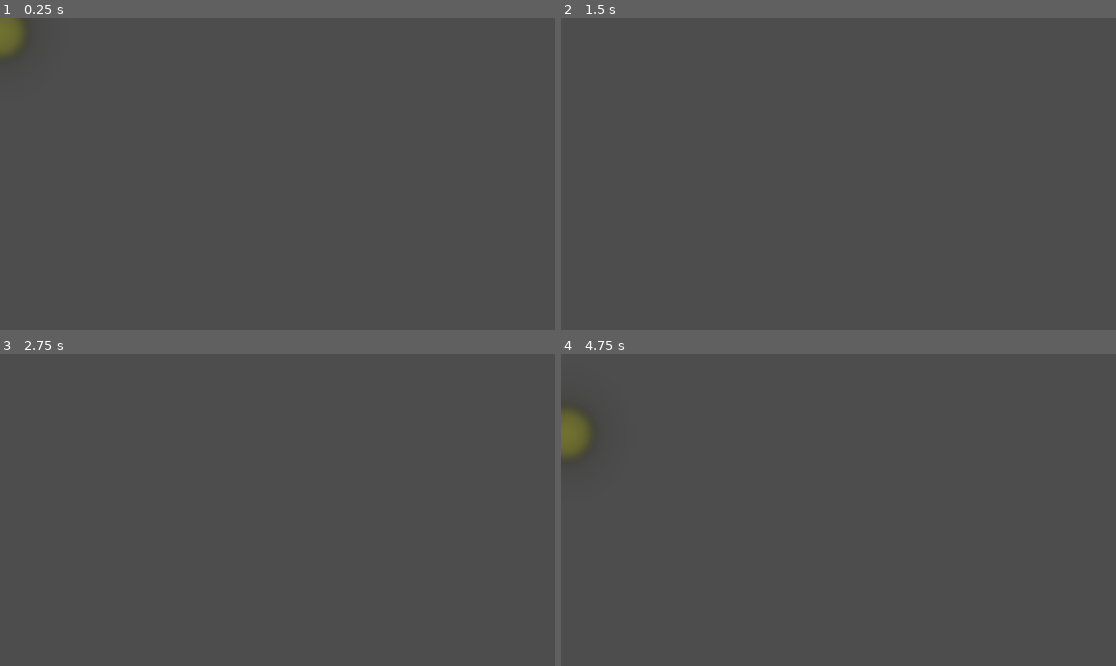
Above: before the commit, frames 1-4 (two rows, left to right).
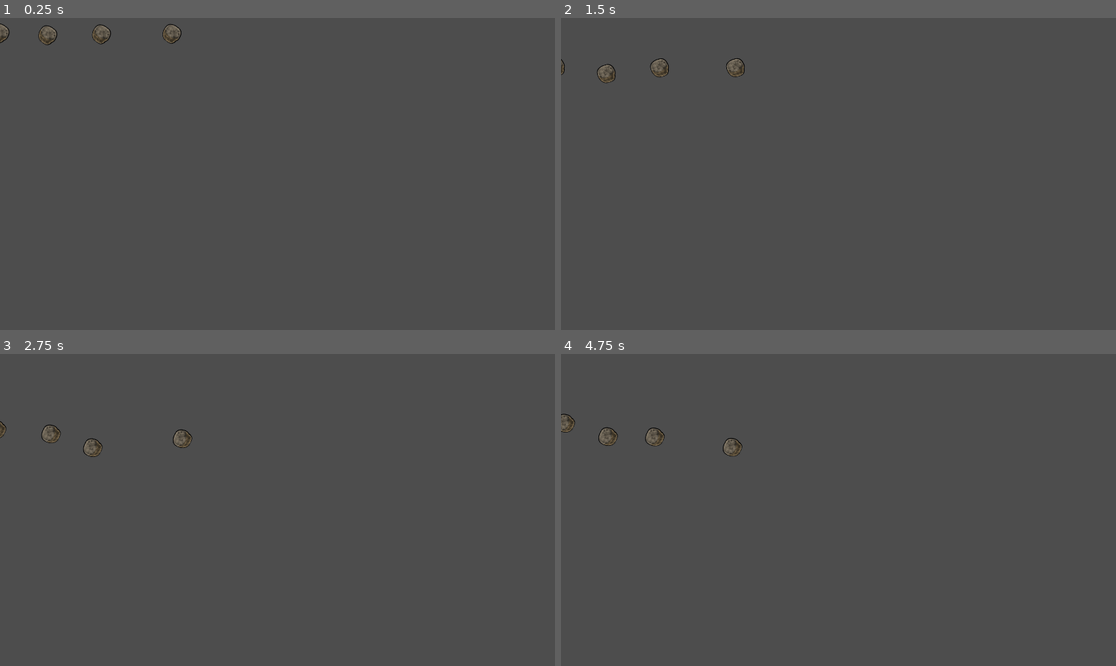
Above: after the commit, the same moments.

Repository: K2rlXYZ/UT-GameJam-23
Game: Godot game, scene res://Scenes/Particles/collapse_effect.tscn
Same seed, same stepped clock (60 frames per second), same inputs: the game is played once before the commit and once after it. This scene is started directly instead of the project's main scene.
Inputs (mouse positions are in pixels of both pictures, inside the frame that each line leads up to):
- Up to frame 1 (0.25 s): no input
- Up to frame 2 (1.5 s): move the mouse to (960, 158) at 0.52 s; press the mouse at (960, 158) at 0.53 s; hold D (right) from 0.53 s (still down); tap Space (up) at 0.77 s; move the mouse to (727, 189) at 1.27 s; release the mouse at (727, 189) at 1.28 s; click (727, 189) at 1.35 s
- Up to frame 3 (2.75 s): tap Space (up) at 1.52 s; move the mouse to (333, 441) at 2.02 s; release D (right) at 2.03 s; press the mouse at (333, 441) at 2.03 s; hold A (left) from 2.03 s (still down)
- Up to frame 4 (4.75 s): move the mouse to (810, 572) at 2.77 s; release A (left) at 2.78 s; release the mouse at (810, 572) at 2.78 s; hold D (right) 2.78-4.28 s; click (810, 572) at 2.85 s; tap Space (up) at 3.02, 3.77, 4.52 s; move the mouse to (1005, 556) at 3.52 s; press the mouse at (1005, 556) at 3.53 s; move the mouse to (672, 463) at 4.27 s; release the mouse at (672, 463) at 4.28 s; hold A (left) from 4.28 s (still down); click (672, 463) at 4.35 s

The runs differ from the first frame. In frame 1, 0.8% of the frame differs, in the area x 0-33%, y 0-13%; in frame 2, 0.3%; in frame 3, 0.3%; in frame 4, 1.0%, in the area x 0-33%, y 17-34%.

Commit message:
final_collapse

Diff:
--- a/Scenes/Particles/collapse_effect.tscn
+++ b/Scenes/Particles/collapse_effect.tscn
@@ -1,19 +1,19 @@
 [gd_scene load_steps=3 format=3 uid="uid://cl8noop23xcmk"]
 
-[ext_resource type="Texture2D" uid="uid://cs4w8q1pst1cb" path="res://Assets/ParticleShapes/circle_05.png" id="1_y2tyx"]
+[ext_resource type="Texture2D" uid="uid://battswadr881f" path="res://Assets/IMG_1012.png" id="1_jn1iq"]
 
 [sub_resource type="ParticleProcessMaterial" id="ParticleProcessMaterial_a7vyn"]
-lifetime_randomness = 1.0
 particle_flag_disable_z = true
 direction = Vector3(0, 3, 0)
 gravity = Vector3(0, 2000, 0)
 initial_velocity_min = 1.0
 initial_velocity_max = 2.0
+angular_velocity_min = 200.0
+angular_velocity_max = 200.0
 orbit_velocity_min = 0.0
 orbit_velocity_max = 0.0
 radial_accel_min = 4.0
 radial_accel_max = 4.0
-color = Color(0.478431, 0.482353, 0.184314, 1)
 turbulence_enabled = true
 
 [node name="Collapse" type="Node2D"]
@@ -21,4 +21,22 @@
 [node name="GPUParticles2D" type="GPUParticles2D" parent="."]
 amount = 1
 process_material = SubResource("ParticleProcessMaterial_a7vyn")
-texture = ExtResource("1_y2tyx")
+texture = ExtResource("1_jn1iq")
+
+[node name="GPUParticles2D2" type="GPUParticles2D" parent="."]
+position = Vector2(175, 0)
+amount = 1
+process_material = SubResource("ParticleProcessMaterial_a7vyn")
+texture = ExtResource("1_jn1iq")
+
+[node name="GPUParticles2D3" type="GPUParticles2D" parent="."]
+position = Vector2(349, 3)
+amount = 1
+process_material = SubResource("ParticleProcessMaterial_a7vyn")
+texture = ExtResource("1_jn1iq")
+
+[node name="GPUParticles2D4" type="GPUParticles2D" parent="."]
+position = Vector2(600, 2)
+amount = 1
+process_material = SubResource("ParticleProcessMaterial_a7vyn")
+texture = ExtResource("1_jn1iq")
--- /dev/null
+++ b/Scenes/Particles/final_collapse.tscn
@@ -0,0 +1,59 @@
+[gd_scene load_steps=6 format=3 uid="uid://cr00oy7455d0c"]
+
+[ext_resource type="Texture2D" uid="uid://bddfmqvnh70kw" path="res://Assets/ParticleShapes/dirt_03.png" id="1_ufne4"]
+[ext_resource type="Texture2D" uid="uid://battswadr881f" path="res://Assets/IMG_1012.png" id="2_30sk2"]
+
+[sub_resource type="ParticleProcessMaterial" id="ParticleProcessMaterial_kj1r2"]
+particle_flag_disable_z = true
+gravity = Vector3(0, 250, 0)
+orbit_velocity_min = 0.0
+orbit_velocity_max = 0.0
+scale_min = 0.3
+scale_max = 0.4
+color = Color(0.301961, 0.184314, 0.0313726, 1)
+turbulence_enabled = true
+
+[sub_resource type="ParticleProcessMaterial" id="ParticleProcessMaterial_2ve5a"]
+particle_flag_disable_z = true
+gravity = Vector3(0, 250, 0)
+orbit_velocity_min = 0.0
+orbit_velocity_max = 0.0
+radial_accel_min = -8.57
+radial_accel_max = -7.14
+scale_min = 0.7
+scale_max = 0.7
+turbulence_enabled = true
+turbulence_noise_strength = 12.4
+turbulence_noise_scale = 10.0
+
+[sub_resource type="ParticleProcessMaterial" id="ParticleProcessMaterial_bwi5r"]
+particle_flag_disable_z = true
+gravity = Vector3(0, 250, 0)
+orbit_velocity_min = 0.02
+orbit_velocity_max = 0.02
+radial_accel_min = 18.57
+radial_accel_max = 18.57
+scale_min = 0.7
+scale_max = 0.7
+turbulence_enabled = true
+turbulence_noise_strength = 20.0
+turbulence_noise_scale = 6.71
+
+[node name="Node2D" type="Node2D"]
+
+[node name="dirt" type="GPUParticles2D" parent="."]
+amount = 2
+process_material = SubResource("ParticleProcessMaterial_kj1r2")
+texture = ExtResource("1_ufne4")
+
+[node name="rocks" type="GPUParticles2D" parent="."]
+position = Vector2(-45, -50)
+amount = 3
+process_material = SubResource("ParticleProcessMaterial_2ve5a")
+texture = ExtResource("2_30sk2")
+
+[node name="rocks2" type="GPUParticles2D" parent="."]
+position = Vector2(33, -6)
+amount = 3
+process_material = SubResource("ParticleProcessMaterial_bwi5r")
+texture = ExtResource("2_30sk2")
